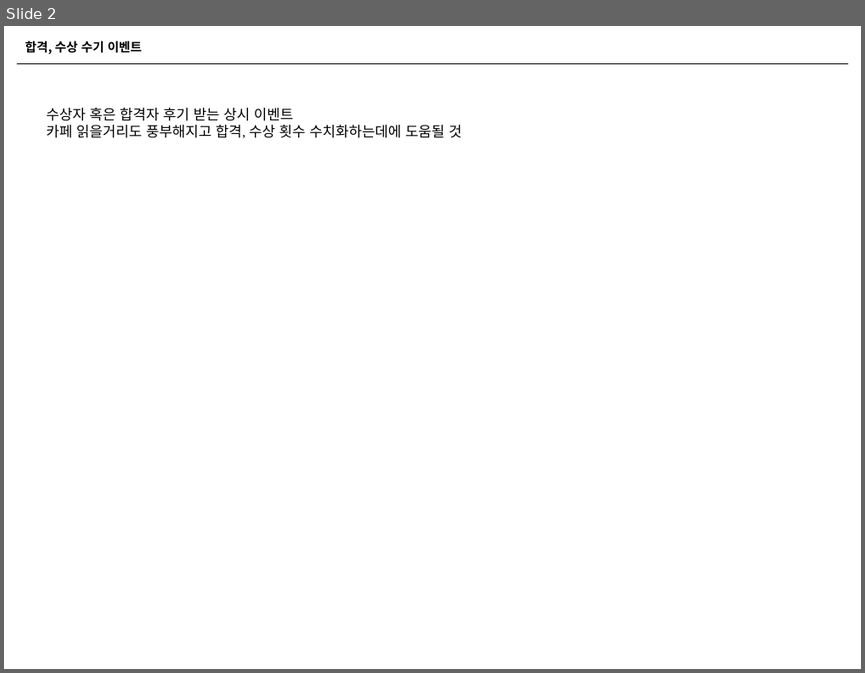
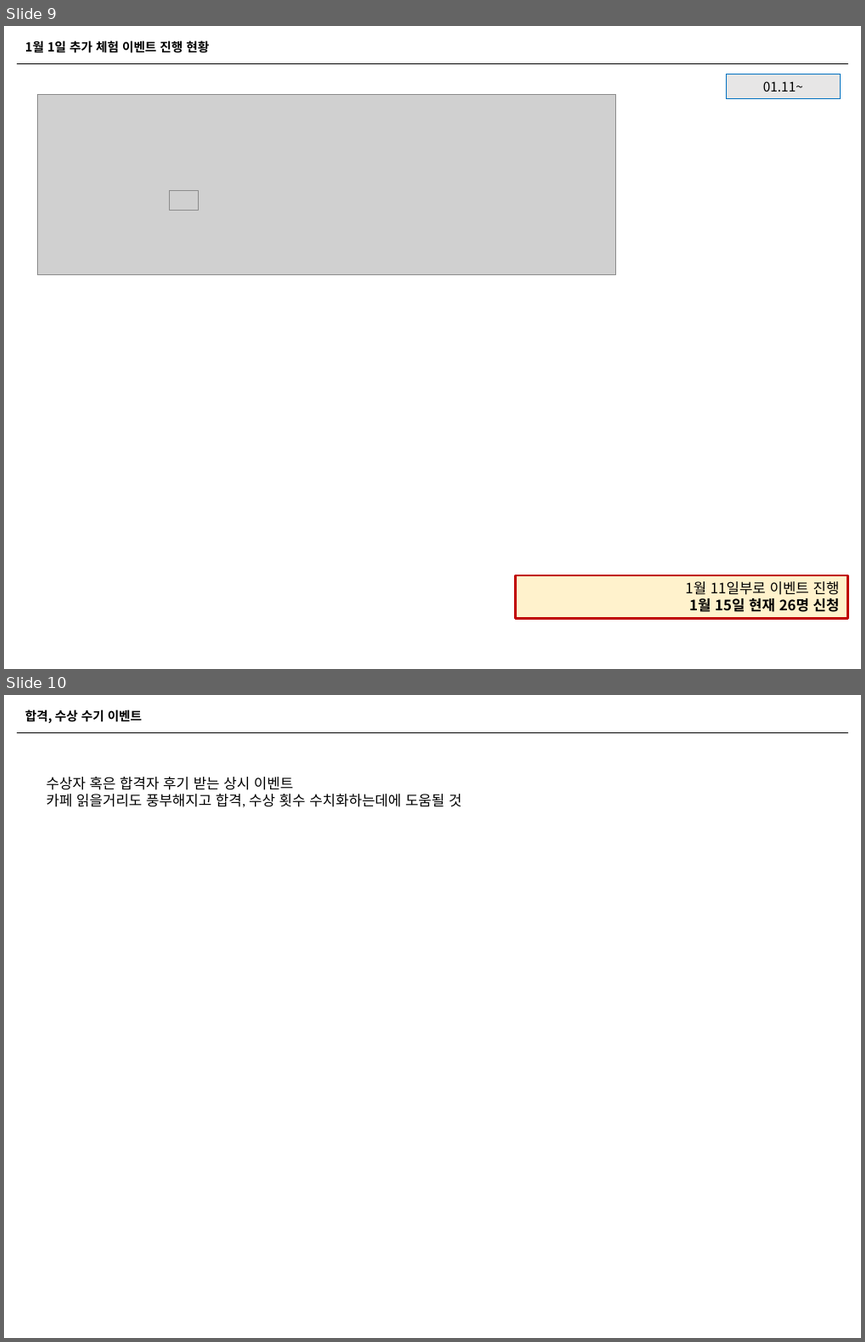
Before and after one commit to naxvinci/marketing, a slide deck: 업무보고0115.pptx. Shown one above the other, each under a label of ours: slide 2 before the commit, slides 9 and 10 after it. The pictures are 865x673 and 865x1342 pixels, drawn with LibreOffice and Linux fonts; fonts in the diff are those of the drawing; grey boxes stand for pictures. Boxes give left, top, right and bottom in pixels: in the first picture for what was removed or moved away, otherwise in the second. Text is boxed around its words. In the diff, an @@ line names an element or a change of style, - is before the commit and + after.

```diff
--- a/업무보고0115.pptx
+++ b/업무보고0115.pptx
@@ slide 9 added at box(4, 26, 861, 669), background #FFFFFF @@
@@ text added at box(25, 40, 209, 53), 10.5 pt, text #000000, bold @@
+1월 1일 추가 체험 이벤트 진행 현황
@@ line added from (17, 63) to (848, 63), #000000 0.5 pt @@
@@ rectangle added at box(726, 74, 840, 99), fill #E7E6E6, outline #0070C0 0.75 pt, 11 pt, text #000000 @@
+01.11~
@@ picture added at box(37, 94, 616, 274) @@
@@ picture added at box(170, 191, 199, 210) @@
@@ rectangle added at box(515, 575, 847, 618), fill #FFF2CC, outline #C00000 2 pt, 12 pt, text #000000 @@
+1월 11일부로 이벤트 진행
+1월 15일 현재 26명 신청
@@ what was slide 2 is now slide 10 @@
```
Also in this commit, not shown: 2 slides changed, 7 other slides added, 2 slides removed.
